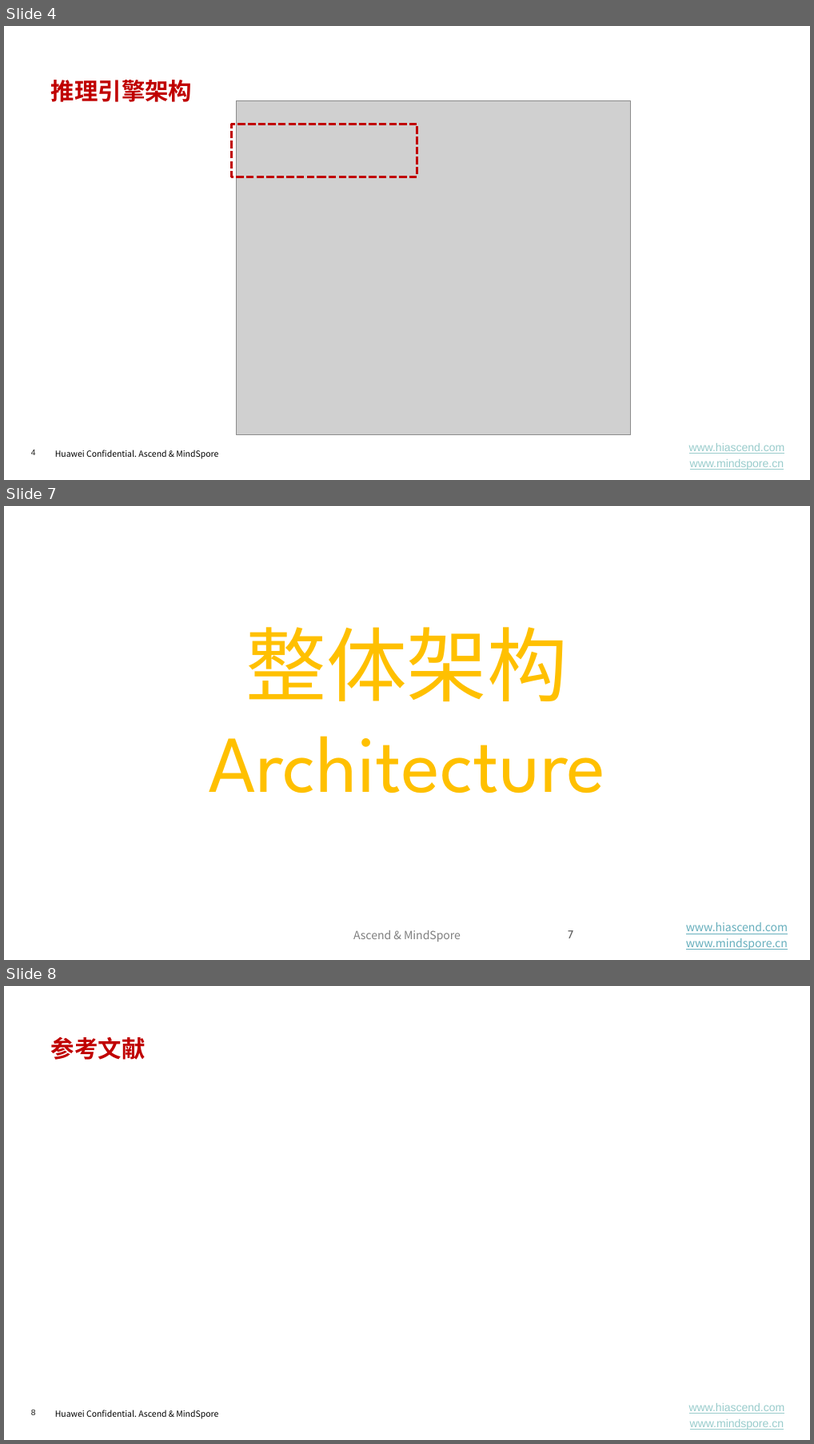
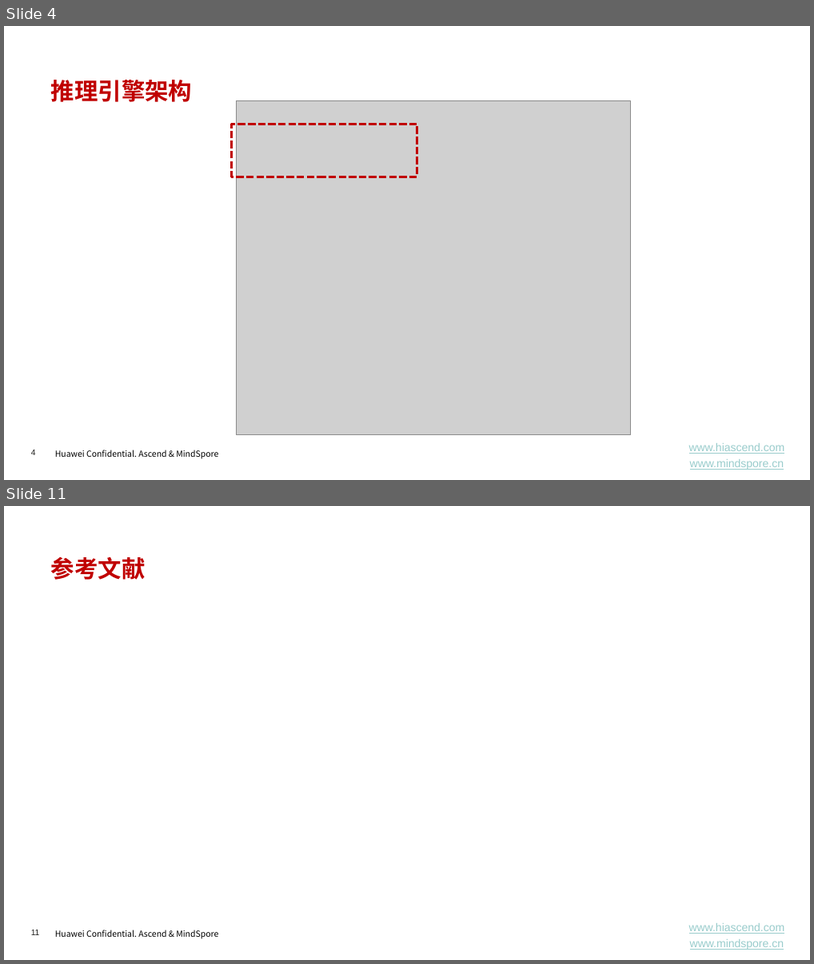
Before and after one commit to chenzomi12/AISystem, a slide deck: Inference/GraphOpt/01.transfer.pptx. Shown one above the other, each under a label of ours: slides 4, 7 and 8 before the commit, slides 4 and 11 after it; the slides between them are not shown. The pictures are 814x1444 and 814x964 pixels, drawn with LibreOffice and Linux fonts; fonts in the diff are those of the drawing; grey boxes stand for pictures; background and template pictures are left out. Boxes give left, top, right and bottom in pixels: in the first picture for what was removed or moved away, otherwise in the second. Text is boxed around its words. In the diff, an @@ line names an element or a change of style, - is before the commit and + after.

```diff
--- a/Inference/GraphOpt/01.transfer.pptx
+++ b/Inference/GraphOpt/01.transfer.pptx
@@ slide 7 removed at <box>4,506,810,960</box>, background #FFFFFF @@
@@ text removed at <box>208,627,606,793</box> @@
-整体架构
-Architecture
@@ text removed at <box>354,930,461,941</box> @@
-Ascend & MindSpore
@@ page number removed at <box>568,930,574,938</box> @@
-7
@@ text removed at <box>686,922,788,949</box> @@
-www.hiascend.com
-www.mindspore.cn
@@ what was slide 8 is now slide 11 @@
@@ page number at <box>31,929,40,935</box>: text changed @@
-8
+11
```
Also in this commit, not shown: 2 slides changed, 4 slides added, 35 other files.
